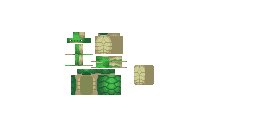
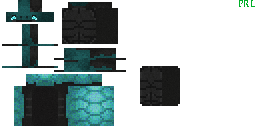
The second 256x128 image is a revision of the first. Changes to its layers:
hid group "16x" (2 layers) over [64, 32, 180, 96]
renamed "big_sea_turtle.png #1" to "big_sea_turtle.png #2", hid it over [65, 32, 154, 95]
hid "outline", painted on it over [64, 32, 180, 96]
showed "big_sea_turtle.png", painted on it over [2, 0, 255, 126]
